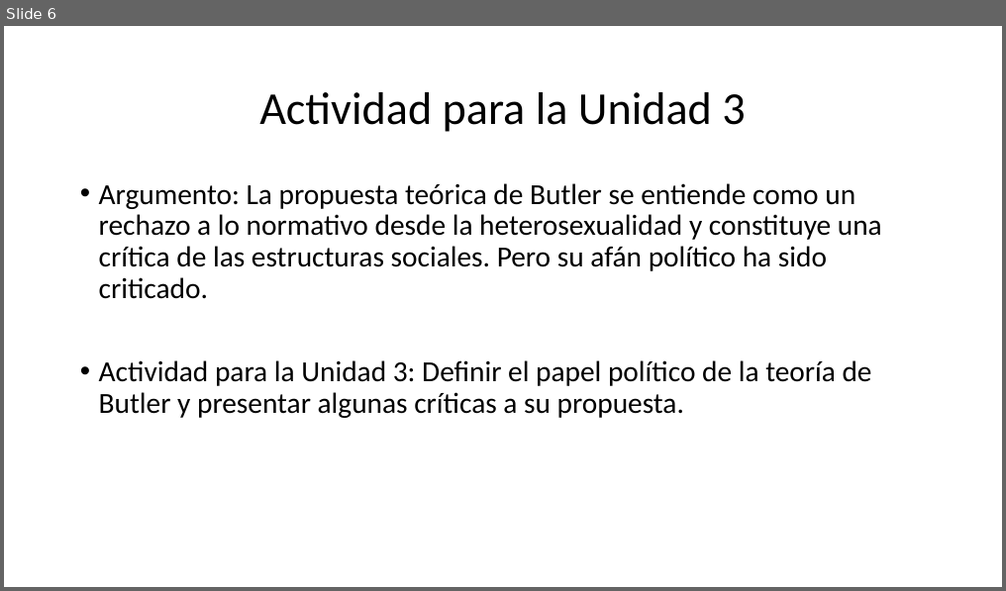
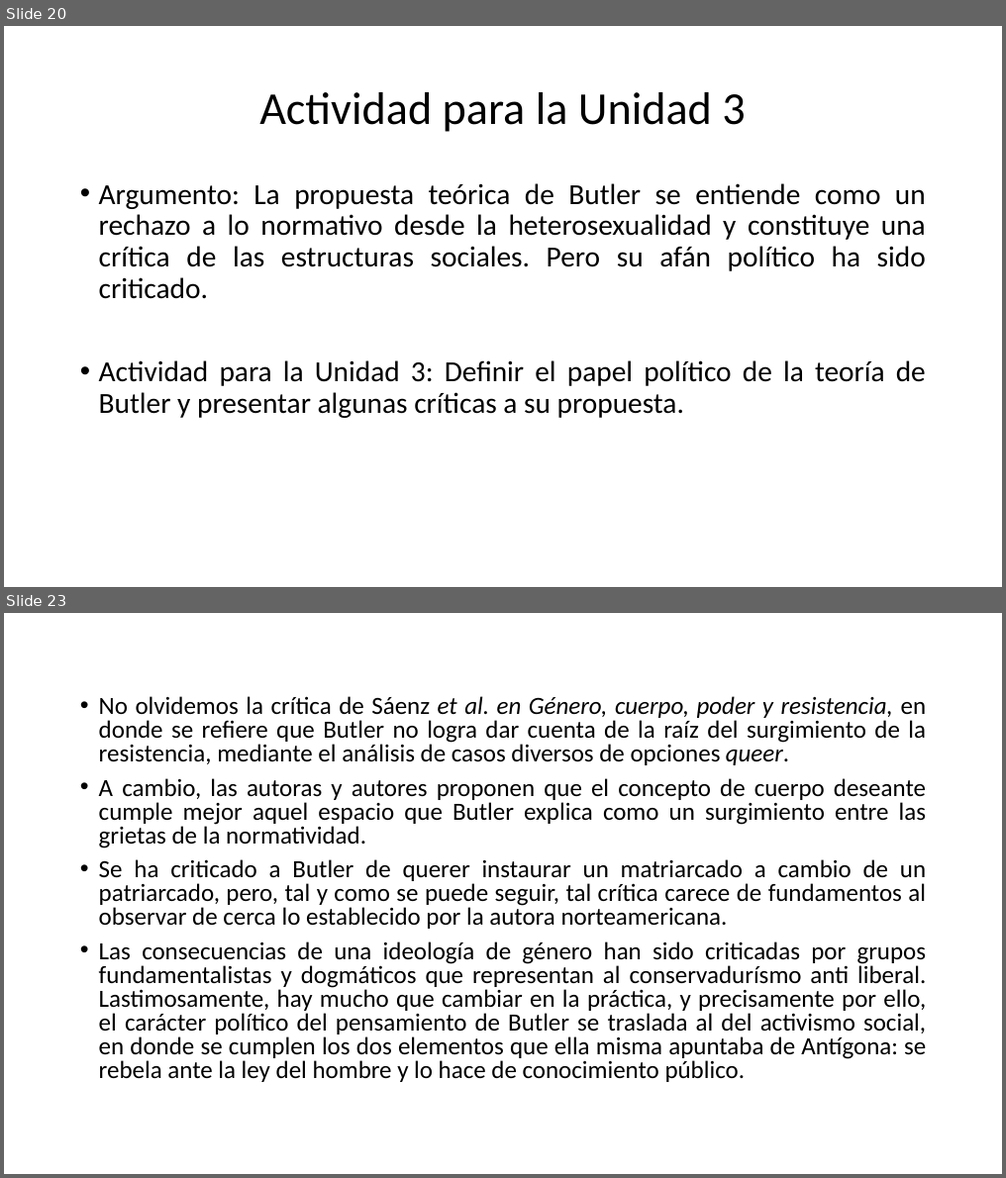
Before and after one commit to zaboltar/zaboltar.github.io, a slide deck: assets uarm/2019 sol-penscri-justfilpol/S E B Ago2019/J Butler UNIDAD 3.pptx. Shown one above the other, each under a label of ours: slide 6 before the commit, slides 20 and 23 after it; the slides between them are not shown. The pictures are 1006x591 and 1006x1178 pixels, drawn with LibreOffice and Linux fonts; fonts in the diff are those of the drawing. Boxes give left, top, right and bottom in pixels: in the first picture for what was removed or moved away, otherwise in the second. Text is boxed around its words. In the diff, an @@ line names an element or a change of style, - is before the commit and + after.

Commit message:
j butler 3

```diff
--- a/assets uarm/2019 sol-penscri-justfilpol/S E B Ago2019/J Butler UNIDAD 3.pptx
+++ b/assets uarm/2019 sol-penscri-justfilpol/S E B Ago2019/J Butler UNIDAD 3.pptx
@@ slide 23 added at (4, 613, 1002, 1174), background #FFFFFF @@
@@ text added at (99, 696, 927, 1082), 23.8 pt, text #000000 @@
+• No olvidemos la crítica de Sáenz et al. en Género, cuerpo, poder y resistencia, en donde se refiere que Butler no logra dar cuenta de la raíz del surgimiento de la resistencia, mediante el análisis de casos diversos de opciones queer.
+• A cambio, las autoras y autores proponen que el concepto de cuerpo deseante cumple mejor aquel espacio que Butler explica como un surgimiento entre las grietas de la normatividad.
+• Se ha criticado a Butler de querer instaurar un matriarcado a cambio de un patriarcado, pero, tal y como se puede seguir, tal crítica carece de fundamentos al observar de cerca lo establecido por la autora norteamericana.
+• Las consecuencias de una ideología de género han sido criticadas por grupos fundamentalistas y dogmáticos que representan al conservadurísmo anti liberal. Lastimosamente, hay mucho que cambiar en la práctica, y precisamente por ello, el carácter político del pensamiento de Butler se traslada al del activismo social, en donde se cumplen los dos elementos que ella misma apuntaba de Antígona: se rebela ante la ley del hombre y lo hace de conocimiento público.
@@ what was slide 6 is now slide 20 @@
@@ slide 20 changed as well @@
@@ text "Argumento: La propuesta teórica de ..." at (99, 183, 926, 418): alignment left to justified @@
```
Also in this commit, not shown: 3 other slides changed, 18 other slides added, 2 slides removed, 3 other files.
